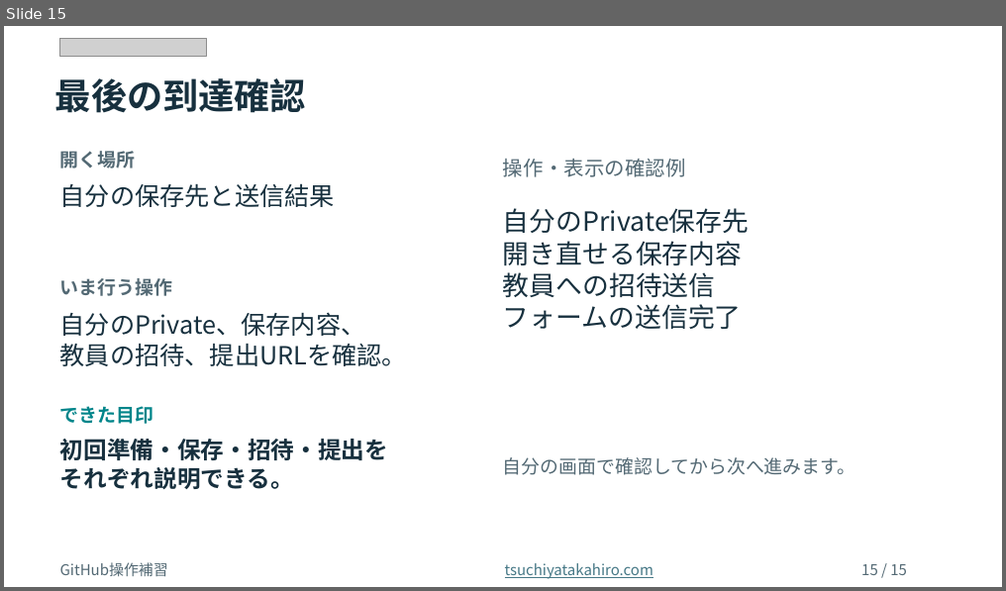
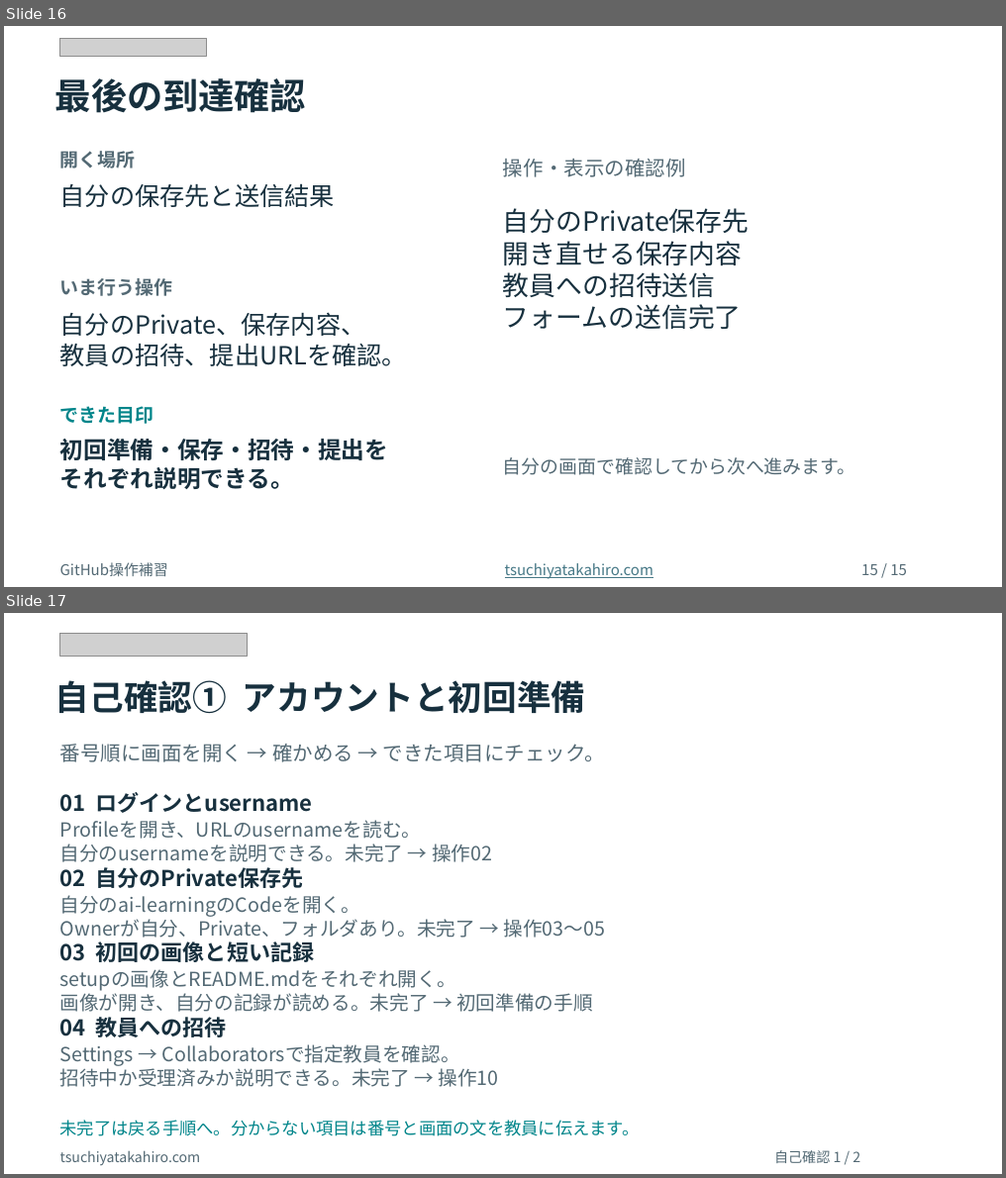
Before and after one commit to tsuchiyatakahirolab/ai-data-literacy, a slide deck: slides/GitHub_Hands_On_JA.pptx. Shown one above the other, each under a label of ours: slide 15 before the commit, slides 16 and 17 after it. The pictures are 1006x591 and 1006x1178 pixels, drawn with LibreOffice and Linux fonts; fonts in the diff are those of the drawing; grey boxes stand for pictures. Boxes give left, top, right and bottom in pixels: in the first picture for what was removed or moved away, otherwise in the second. Text is boxed around its words. In the diff, an @@ line names an element or a change of style, - is before the commit and + after.

```diff
--- a/slides/GitHub_Hands_On_JA.pptx
+++ b/slides/GitHub_Hands_On_JA.pptx
@@ slide 17 added at box(4, 613, 1002, 1174), background #FFFFFF @@
@@ picture added at box(60, 633, 248, 656) @@
@@ text added at box(55, 680, 585, 713), 33 pt, text #17303E, bold @@
+自己確認① アカウントと初回準備
@@ text added at box(60, 744, 605, 762), 19.5 pt, text #536974 @@
+番号順に画面を開く → 確かめる → できた項目にチェック。
@@ text added at box(60, 792, 313, 813), 21 pt, text #17303E, bold @@
+01 ログインとusername
@@ text added at box(60, 820, 492, 862), 18.8 pt, text #536974 @@
+Profileを開き、URLのusernameを読む。
+自分のusernameを説明できる。未完了 → 操作02
@@ text added at box(60, 867, 304, 888), 21 pt, text #17303E, bold @@
+02 自分のPrivate保存先
@@ text added at box(60, 895, 605, 938), 18.8 pt, text #536974 @@
+自分のai-learningのCodeを開く。
+Ownerが自分、Private、フォルダあり。未完了 → 操作03〜05
@@ text added at box(60, 942, 315, 962), 21 pt, text #17303E, bold @@
+03 初回の画像と短い記録
@@ text added at box(60, 969, 593, 1012), 18.8 pt, text #536974 @@
+setupの画像とREADME.mdをそれぞれ開く。
+画像が開き、自分の記録が読める。未完了 → 初回準備の手順
@@ text added at box(60, 1017, 227, 1038), 21 pt, text #17303E, bold @@
+04 教員への招待
@@ text added at box(60, 1045, 499, 1087), 18.8 pt, text #536974 @@
+Settings → Collaboratorsで指定教員を確認。
+招待中か受理済みか説明できる。未完了 → 操作10
@@ text added at box(60, 1120, 640, 1137), 16.5 pt, text #00858A @@
+未完了は戻る手順へ。分からない項目は番号と画面の文を教員に伝えます。
@@ text added at box(60, 1151, 201, 1166), 13.5 pt, text #536974 @@
+tsuchiyatakahiro.com
@@ text added at box(774, 1151, 860, 1163), 13.5 pt, text #536974 @@
+自己確認 1 / 2
@@ what was slide 15 is now slide 16 @@
```
Also in this commit, not shown: 2 other slides added, 24 other files.
